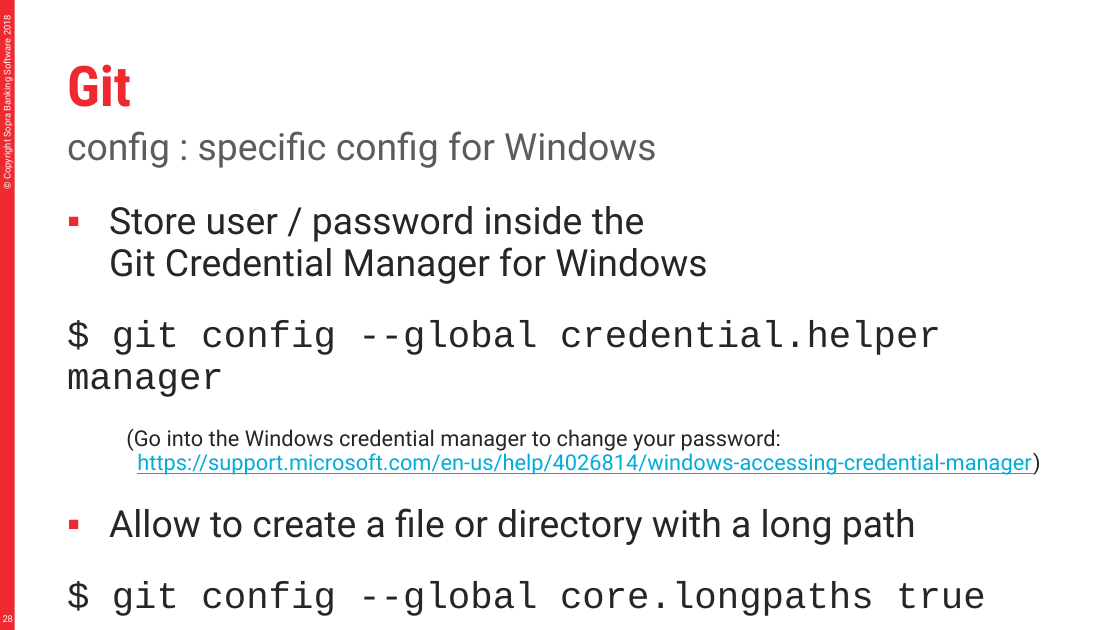
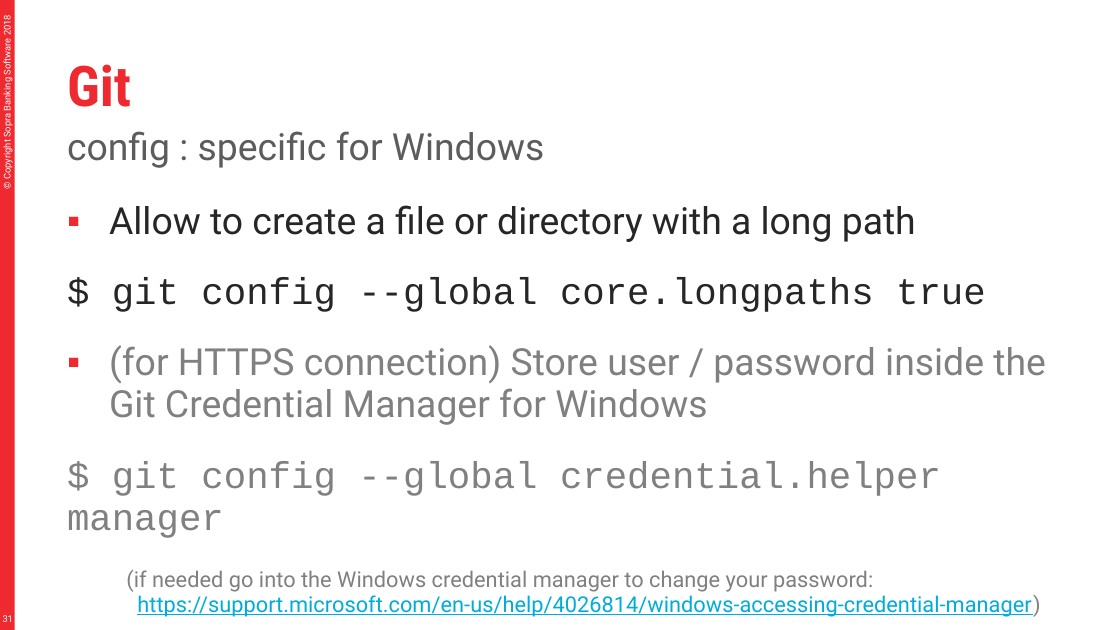
Before and after one commit to divesh979/murari, a slide deck: slide 31 of material/Git.pptx (slide 28 before the commit). Drawn at 1120x630 pixels with LibreOffice and Linux fonts; fonts in the diff are those of the drawing. Boxes give left, top, right and bottom in pixels: in the first picture for what was removed or moved away, otherwise in the second. Text is boxed around its words. In the diff, an @@ line names an element or a change of style, - is before the commit and + after.

```diff
--- a/material/Git.pptx
+++ b/material/Git.pptx
@@ text at [67,131,544,168]: text changed @@
-config : specific config for Windows
+config : specific for Windows
@@ text at [67,206,1040,475]: paragraphs removed @@
-▪ Store user / password inside the
-  Git Credential Manager for Windows
-$ git config --global credential.helper manager
-(Go into the Windows credential manager to change your password:
-https://support.microsoft.com/en-us/help/4026814/windows-accessing-credential-manager)
@@ text at [67,345,1046,617]: paragraphs added @@
+▪ (for HTTPS connection) Store user / password inside the
+  Git Credential Manager for Windows
+$ git config --global credential.helper manager
+(if needed go into the Windows credential manager to change your password:
+https://support.microsoft.com/en-us/help/4026814/windows-accessing-credential-manager)
@@ page number at [3,615,13,622]: text changed @@
-28
+31
```
Also in this commit, not shown: 17 other slides changed, 3 slides added, 2 other files.
